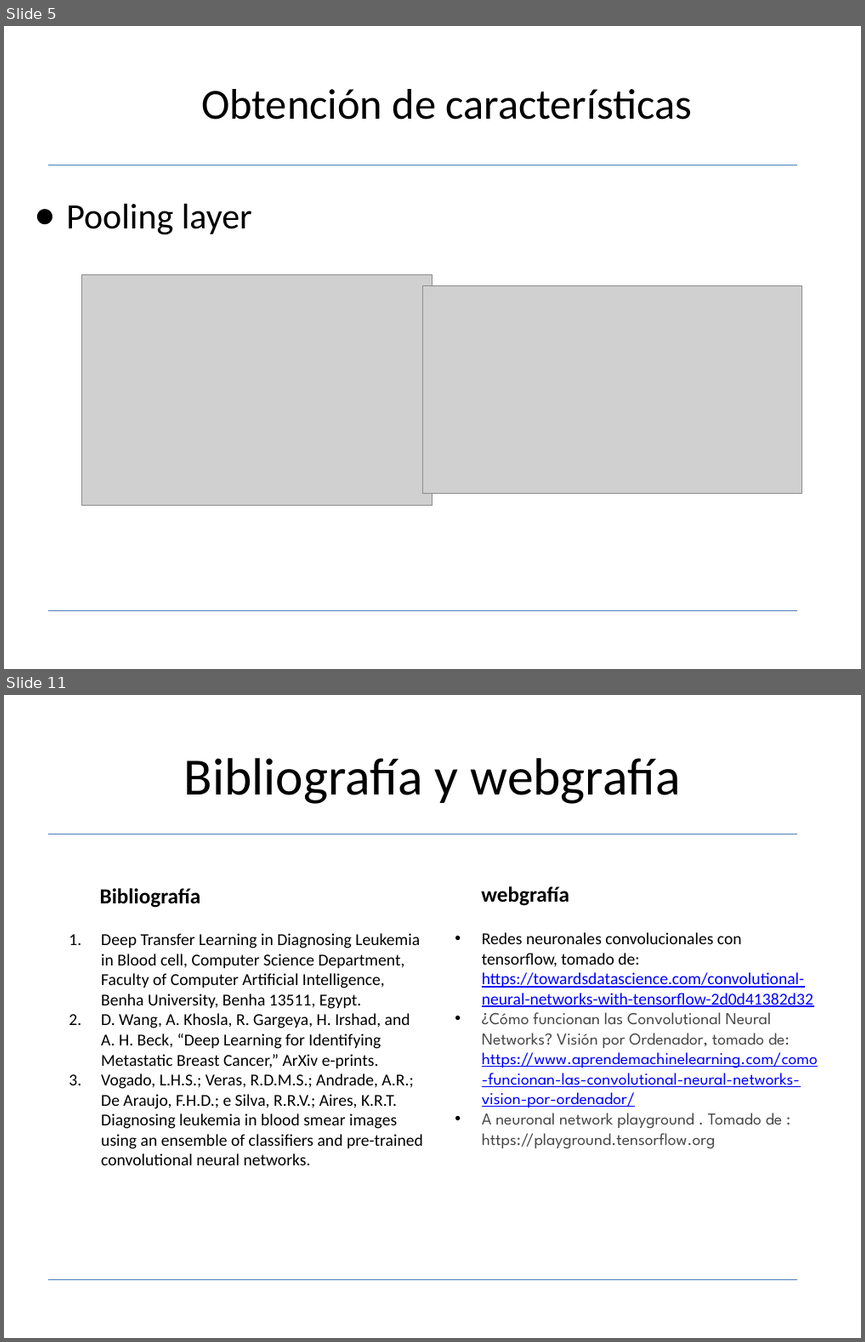
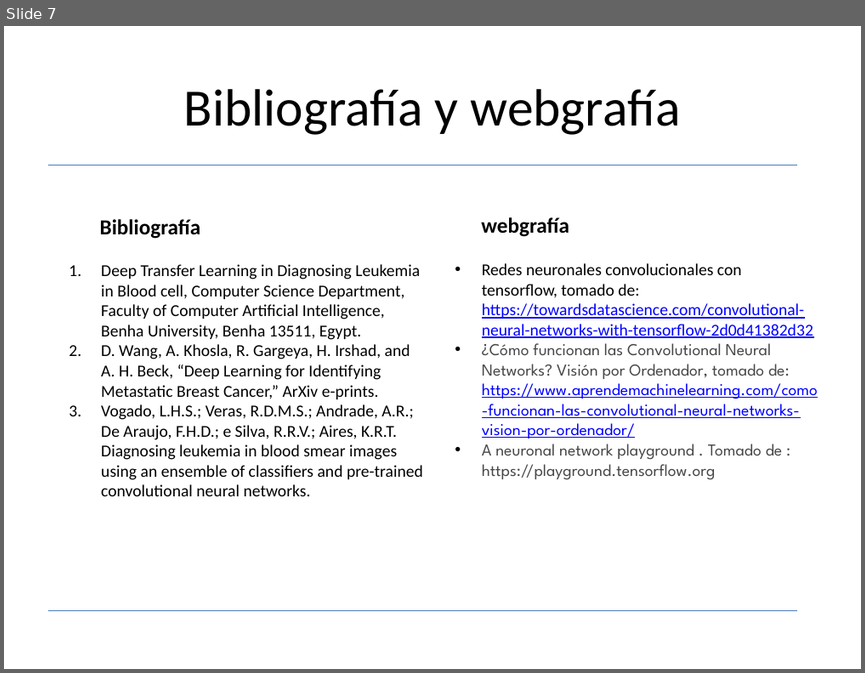
Before and after one commit to davito19/Procesamiento_Digital_De_Imagenes_I, a slide deck: Proyecto_detección_leucemia/presentacion/presentacion_tercero_final.pptx. Shown one above the other, each under a label of ours: slides 5 and 11 before the commit, slide 7 after it; the slides between them are not shown. The pictures are 865x1342 and 865x673 pixels, drawn with LibreOffice and Linux fonts; fonts in the diff are those of the drawing; grey boxes stand for pictures. Boxes give left, top, right and bottom in pixels: in the first picture for what was removed or moved away, otherwise in the second. Text is boxed around its words. In the diff, an @@ line names an element or a change of style, - is before the commit and + after.

```diff
--- a/Proyecto_detección_leucemia/presentacion/presentacion_tercero_final.pptx
+++ b/Proyecto_detección_leucemia/presentacion/presentacion_tercero_final.pptx
@@ slide 5 removed at (x1=4, y1=26, x2=861, y2=669), background #FFFFFF; not listed: 2 template elements that a slide beside it also shows @@
@@ text removed at (x1=201, y1=89, x2=692, y2=120) @@
-Obtención de características
@@ text removed at (x1=66, y1=204, x2=252, y2=235) @@
-● Pooling layer
@@ picture removed at (x1=82, y1=274, x2=432, y2=505) @@
@@ picture removed at (x1=423, y1=285, x2=801, y2=493) @@
@@ rounded rectangle removed at (x1=30, y1=386, x2=211, y2=475) @@
@@ what was slide 11 is now slide 7 @@
```
Also in this commit, not shown: 3 slides changed, 3 slides added, 6 other slides removed, 3 other files.
